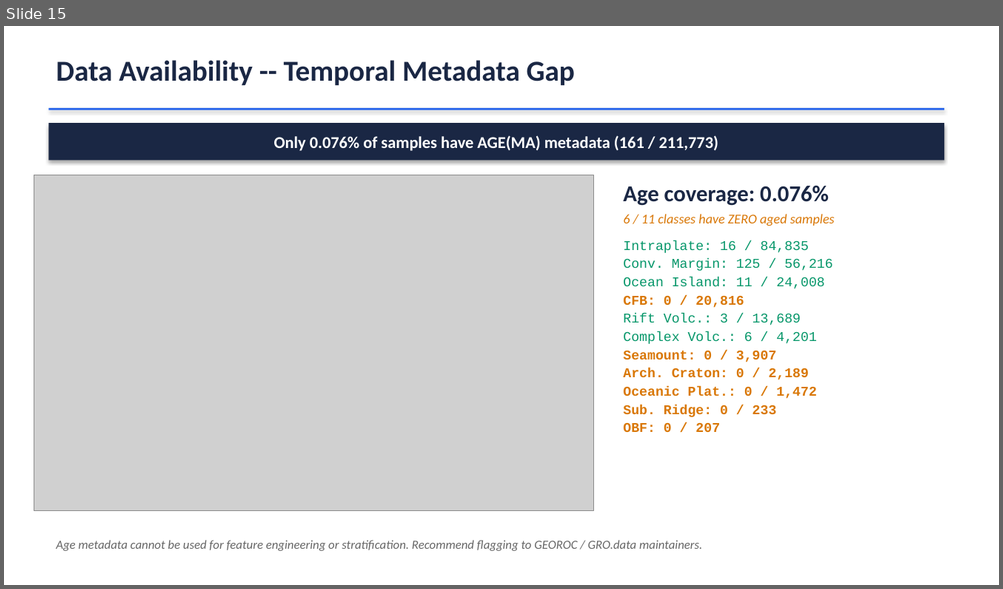
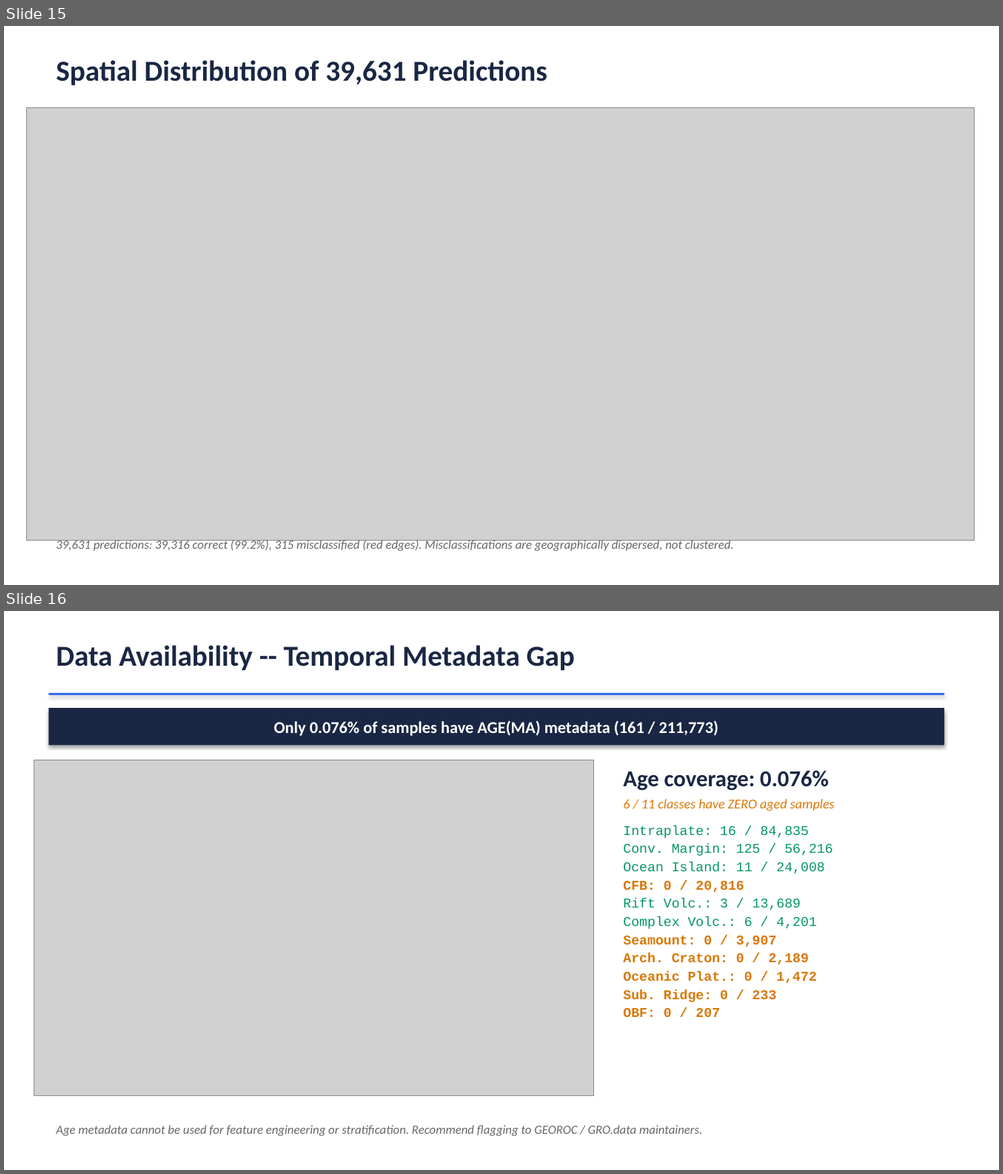
Before and after one commit to SteadfastAsArt/cpx-tectonic-dashboard, a slide deck: CPX_Tectonic_Classification.pptx. Shown one above the other, each under a label of ours: slide 15 before the commit, slides 15 and 16 after it. The pictures are 1003x589 and 1003x1174 pixels, drawn with LibreOffice and Linux fonts; fonts in the diff are those of the drawing; grey boxes stand for pictures. Boxes give left, top, right and bottom in pixels: in the first picture for what was removed or moved away, otherwise in the second. Text is boxed around its words. In the diff, an @@ line names an element or a change of style, - is before the commit and + after.

```diff
--- a/CPX_Tectonic_Classification.pptx
+++ b/CPX_Tectonic_Classification.pptx
@@ slide 15 added at box(4, 26, 999, 585), background #FFFFFF @@
@@ text added at box(56, 60, 547, 85), 28 pt, text #1A2744, bold @@
+Spatial Distribution of 39,631 Predictions
@@ picture added at box(26, 108, 974, 541) @@
@@ rectangle added at box(48, 108, 944, 110), fill #2563EB @@
@@ text added at box(56, 539, 734, 551), 12 pt, text #666666, italic @@
+39,631 predictions: 39,316 correct (99.2%), 315 misclassified (red edges). Misclassifications are geographically dispersed, not clustered.
@@ what was slide 15 is now slide 16 @@
```
Also in this commit, not shown: 9 slides changed, 2 other slides added, 1 slide removed, 6 other files.
